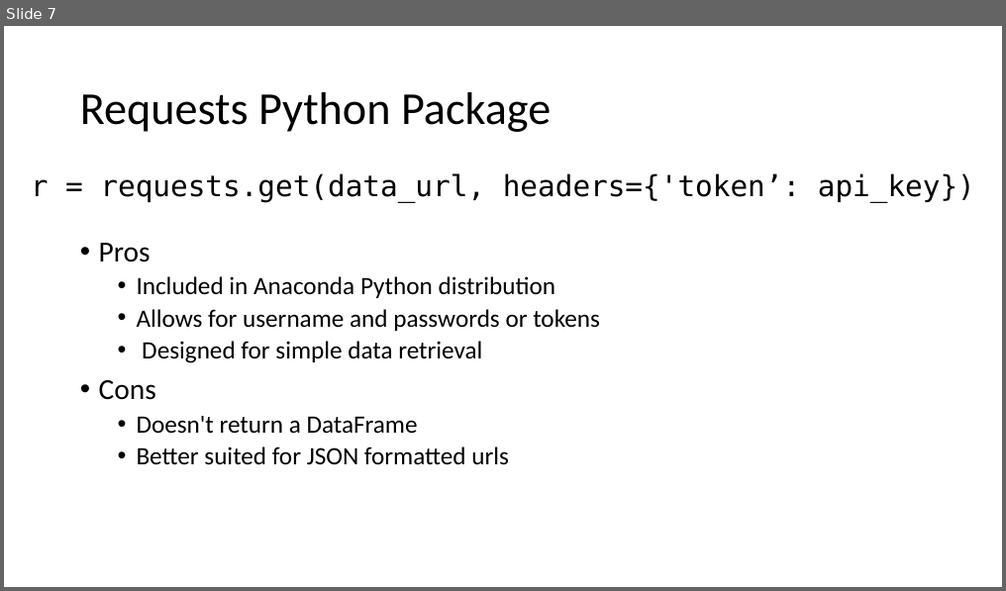
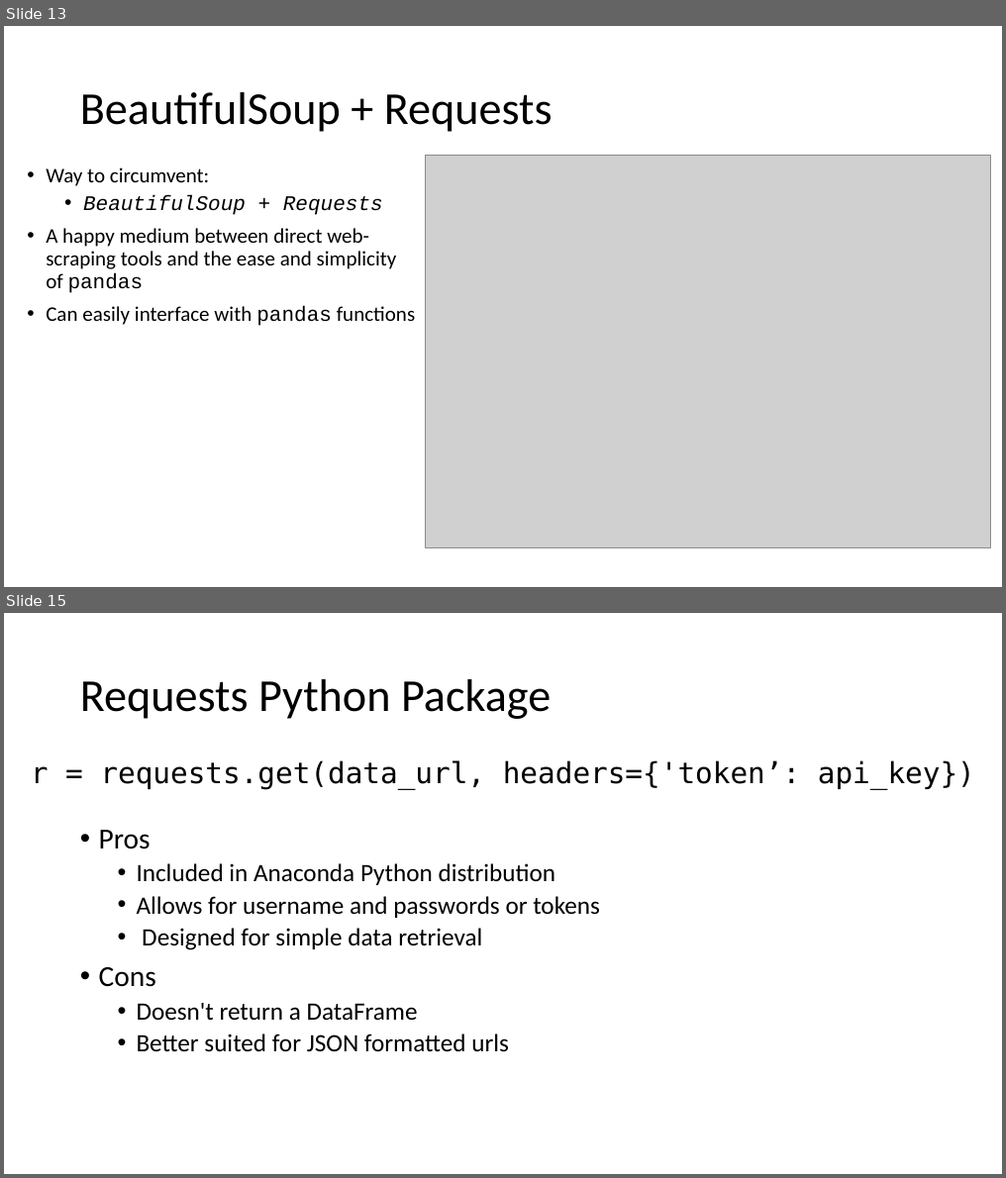
Before and after one commit to toddschultz/DegreesOfClimateChange, a slide deck: doc/design/TechnologyReview.pptx. Shown one above the other, each under a label of ours: slide 7 before the commit, slides 13 and 15 after it; the slides between them are not shown. The pictures are 1006x591 and 1006x1178 pixels, drawn with LibreOffice and Linux fonts; fonts in the diff are those of the drawing; grey boxes stand for pictures. Boxes give left, top, right and bottom in pixels: in the first picture for what was removed or moved away, otherwise in the second. Text is boxed around its words. In the diff, an @@ line names an element or a change of style, - is before the commit and + after.

```diff
--- a/doc/design/TechnologyReview.pptx
+++ b/doc/design/TechnologyReview.pptx
@@ slide 13 added at (4, 26, 1002, 587), background #FFFFFF @@
@@ title added at (80, 92, 552, 132), 44 pt, text #000000 @@
+BeautifulSoup + Requests
@@ text added at (46, 168, 415, 326), 20 pt, text #000000 @@
+• Way to circumvent:
+  • BeautifulSoup + Requests
+• A happy medium between direct web-scraping tools and the ease and simplicity of pandas
+• Can easily interface with pandas functions
@@ picture added at (425, 155, 991, 549) @@
@@ what was slide 7 is now slide 15 @@
```
Also in this commit, not shown: 7 other slides added, 1 other file.
